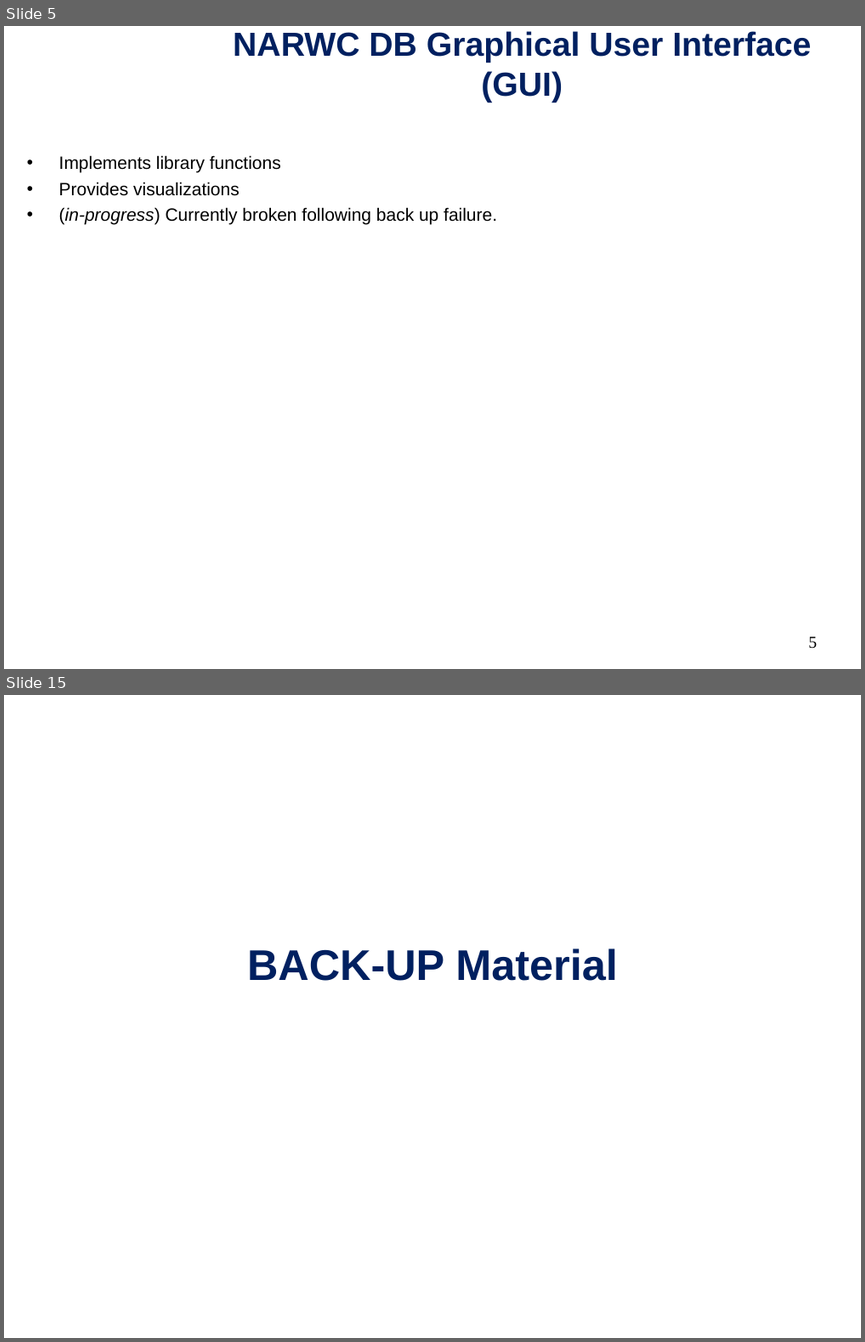
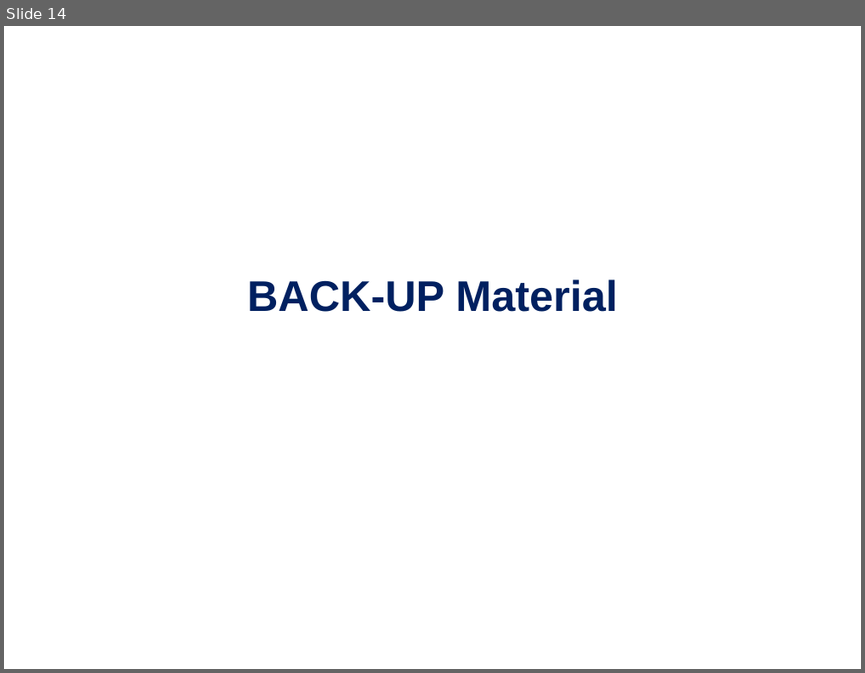
Before and after one commit to bethanylroberts/test-project, a slide deck: pub/NARWCDB-progress_report-20251112.ppt. Shown one above the other, each under a label of ours: slides 5 and 15 before the commit, slide 14 after it; the slides between them are not shown. The pictures are 865x1342 and 865x673 pixels, drawn with LibreOffice and Linux fonts; fonts in the diff are those of the drawing; background and template pictures are left out. Boxes give left, top, right and bottom in pixels: in the first picture for what was removed or moved away, otherwise in the second. Text is boxed around its words. In the diff, an @@ line names an element or a change of style, - is before the commit and + after.

```diff
--- a/pub/NARWCDB-progress_report-20251112.ppt
+++ b/pub/NARWCDB-progress_report-20251112.ppt
@@ slide 5 removed at box(4, 26, 861, 669), background #FFFFFF @@
@@ title removed at box(233, 31, 811, 102) @@
-NARWC DB Graphical User Interface (GUI)
@@ text removed at box(59, 155, 497, 225) @@
-• Implements library functions
-• Provides visualizations
-• (in-progress) Currently broken following back up failure.
@@ page number removed at box(808, 636, 817, 648) @@
-5
@@ what was slide 15 is now slide 14 @@
```
Also in this commit, not shown: 8 slides changed, 5 slides added, 10 other slides removed, 1 other file.
